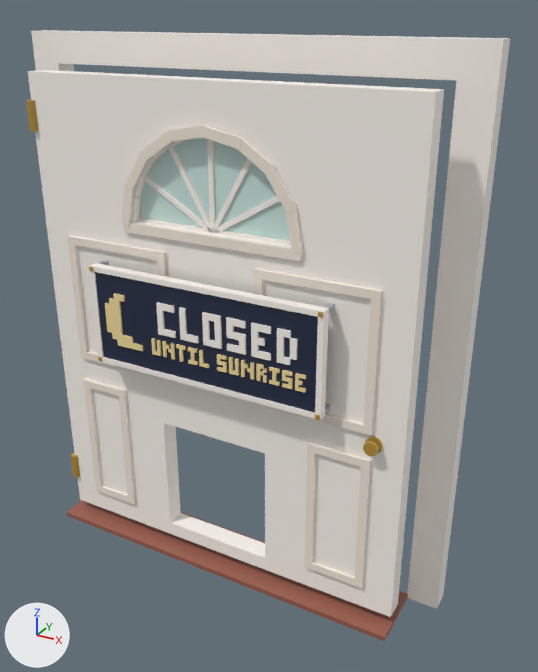
A saved change to the FBX model assets/cat-cafe/exports/CatCafe_Door_FrontPorch_Back.fbx.
One viewpoint serves both versions: a camera (50 mm lens) standing at (0.054, -0.0828, 0.0825) and looking at (0.0061, 0.0043, 0.039). The axes (+X, +Y, +Z) are drawn at lower left. The lights are the same throughout. The older version comes first. Where no turn or scale is listed for an object, it has been applied to the vertices.

Names of what the first picture shows: 'CatCafe_Door_FrontPorch_Back', 'CatCafe_Door_FrontPorch_Back_Leaf', 'CatCafe_Door_FrontPorch_Back_Leaf_Glass', 'CatCafe_Door_FrontPorch_Back_Sign', 'CatCafe_Door_FrontPorch_Back_Sign_Bulb'.
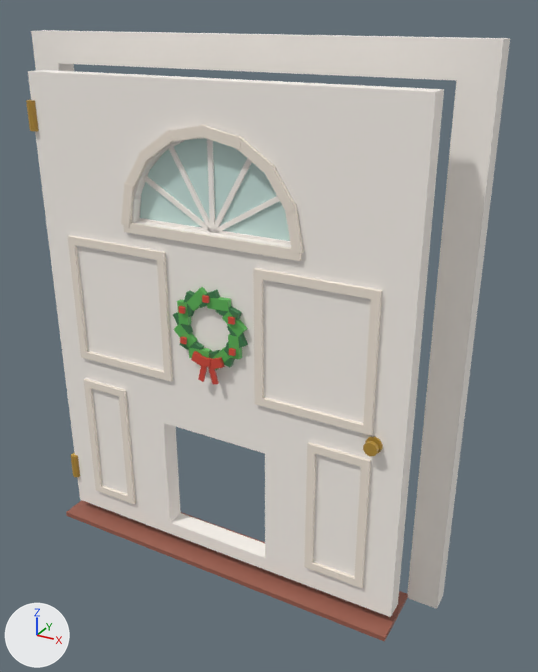
The change in detail:
Object 'CatCafe_Door_FrontPorch_Back_Sign_Bulb' (ob_catcafe_door_frontporch_back_sign_bulb) is deleted.
Object 'CatCafe_Door_FrontPorch_Back_Sign' (ob_catcafe_door_frontporch_back_sign) is deleted.

Location of each change, (x1, y1, x2, y2) in pixels of the pictures (538 x 672 px):
'CatCafe_Door_FrontPorch_Back_Sign', deleted
    before: (89, 260, 334, 420)
'CatCafe_Door_FrontPorch_Back_Sign_Bulb', deleted
    before: (105, 293, 306, 393)
